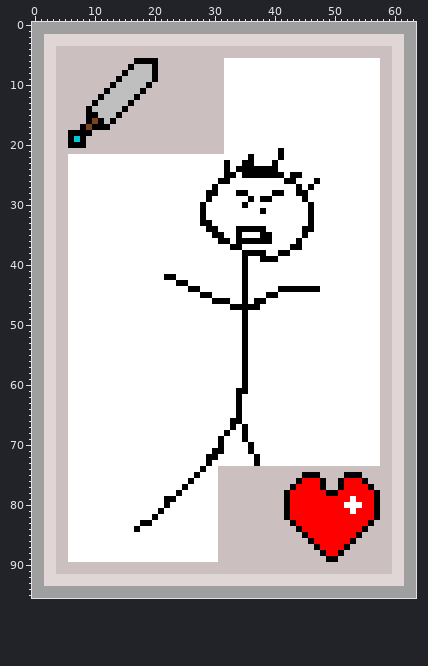
Sprite sheet: assets/cardFronts/card_front_common.png. Above is the file before it was changed.
The file is 64x96 pixels.
The result:
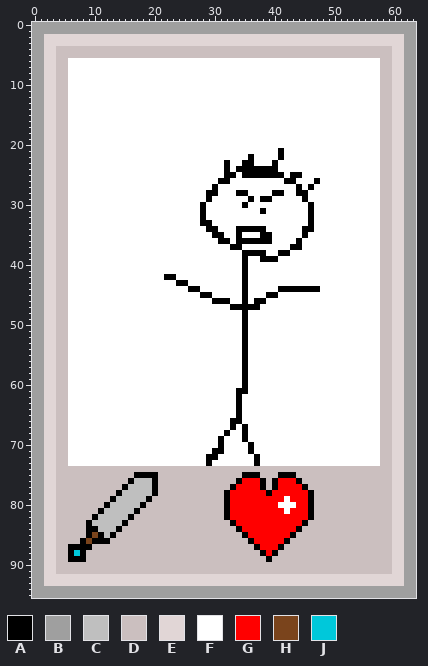
Palette (. is transparent): A #000000  B #9f9f9f  C #bfbfbf  D #cbbfbf  E #e1d6d6  F #ffffff  G #ff0000  H #7a441c  J #00c8da
Difference:
Changed rows in their new state; - is an unchanged pixel.
first column x 6:
 6 FFFFFFFFFFFFFFFFFFFFFFFFFF
 7 FFFFFFFFFFFFFFFFFFFFFFFFFF
 8 FFFFFFFFFFFFFFFFFFFFFFFFFF
 9 FFFFFFFFFFFFFFFFFFFFFFFFFF
10 FFFFFFFFFFFFFFFFFFFFFFFFFF
11 FFFFFFFFFFFFFFFFFFFFFFFFFF
12 FFFFFFFFFFFFFFFFFFFFFFFFFF
13 FFFFFFFFFFFFFFFFFFFFFFFFFF
14 FFFFFFFFFFFFFFFFFFFFFFFFFF
15 FFFFFFFFFFFFFFFFFFFFFFFFFF
16 FFFFFFFFFFFFFFFFFFFFFFFFFF
17 FFFFFFFFFFFFFFFFFFFFFFFFFF
18 FFFFFFFFFFFFFFFFFFFFFFFFFF
19 FFFFFFFFFFFFFFFFFFFFFFFFFF
20 FFFFFFFFFFFFFFFFFFFFFFFFFF
21 FFFFFFFFFFFFFFFFFFFFFFFFFF
first column x 6:
74 DDDDDDDDDDDDDDDDDDDDDDDDD---------------------------
75 DDDDDDDDDDDAAAADDDDDDDDDD----AAA---AAA-DDD----DDD---
76 DDDDDDDDDDACCCADDDDDDDDDD---AGGGA-AGGG-DDDD--DDDDD--
77 DDDDDDDDDACCCCADDDDDDDDDD--AGGGGA-AGGG-ADDD--DDDDDD-
78 DDDDDDDDACCCCCADDDDDDDDDD-AGGGGGGAGGG---ADDDDDDDDDDD
79 DDDDDDDACCCCCADDDDDDDDDDD-AGGGGGGGGGF---ADDDDDDDDDDD
80 DDDDDDACCCCCADDDDDDDDDDDD-AGGGGGGGGFFF--ADDDDDDDDDDD
81 DDDDDACCCCCADDDDDDDDDDDDD-AGGGGGGGGGF---ADDDDDDDDDDD
82 DDDDACCCCCADDDDDDDDDDDDDD-AGGGGGGGGGG---ADDDDDDDDDDD
83 DDDACCCCCADDDDDDDDDDDDDDD--AGGGGGGGGGG-ADDDDDDDDDDD-
84 DDDAACCCADDDDDDDDDDDDDDDD---AGGGGGGGGG-DDDDDDDDDDD--
85 DDDAHACADDDDDDDDDDDDDDDDD----AGGGGGGGA-DDDDDDDDDD---
86 DDAHAAADDDDDDDDDDDDDDDDDD-----AGGGGGA---DDDDDDDD----
87 AAAADDDDDDDDDDDDDDDDDDDDD------AGGGA-----DDDDDD-----
88 AJADDDDDDDDDDDDDDDDDDDDDD-------AGA-------DDDD------
89 AAADDDDDDDDDDDDDDDDDDDDDD--------A---------DD-------
Changed places in both pictures, as pixel boxes (x1, y1, x2, y2):
changed: (68, 58, 224, 154)
changed: (68, 466, 380, 562)
